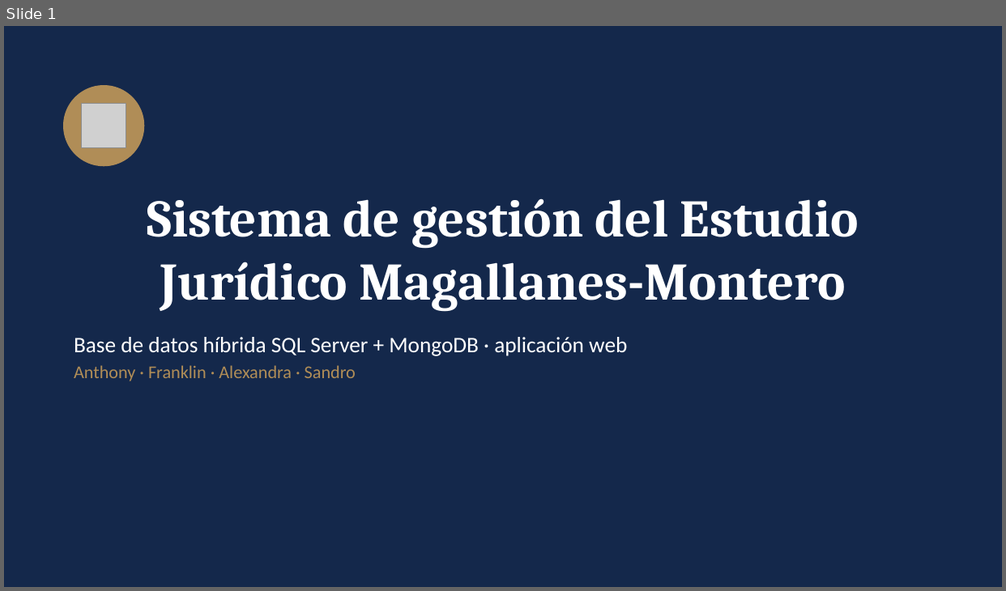
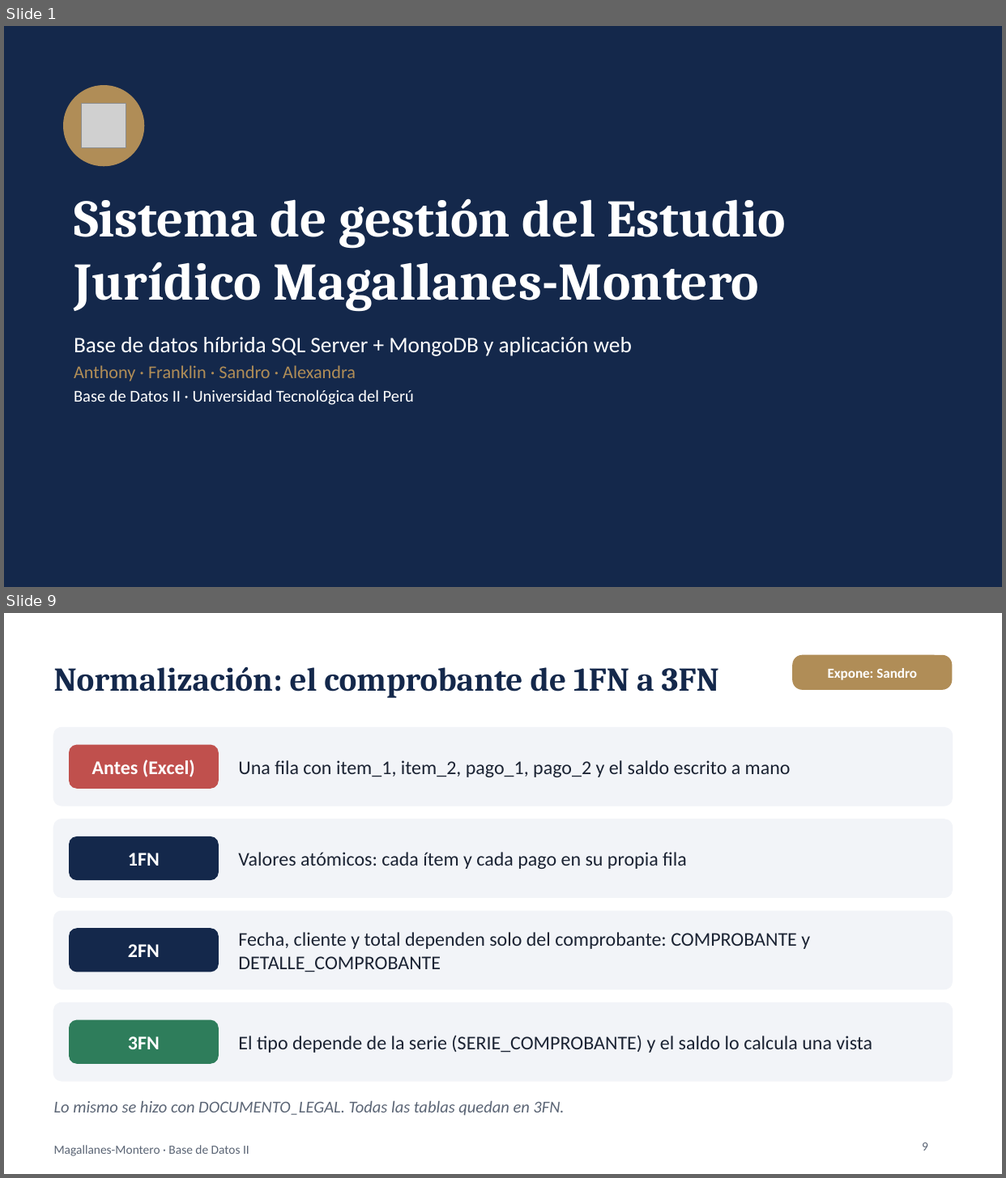
Before and after one commit to alexandra585/Proyecto_Estudio_Juridico, a slide deck: 4_Informe/Presentacion_Sustentacion_Magallanes_Montero.pptx. Shown one above the other, each under a label of ours: slide 1 before the commit, slides 1 and 9 after it; the slides between them are not shown. The pictures are 1006x591 and 1006x1178 pixels, drawn with LibreOffice and Linux fonts; fonts in the diff are those of the drawing; grey boxes stand for pictures. Boxes give left, top, right and bottom in pixels: in the first picture for what was removed or moved away, otherwise in the second. Text is boxed around its words. In the diff, an @@ line names an element or a change of style, - is before the commit and + after.

```diff
--- a/4_Informe/Presentacion_Sustentacion_Magallanes_Montero.pptx
+++ b/4_Informe/Presentacion_Sustentacion_Magallanes_Montero.pptx
@@ slide 9 added at bbox=[4, 613, 1002, 1174], background #FFFFFF @@
@@ rounded rectangle added at bbox=[792, 655, 952, 690], fill #B08D57, 10 pt, text #FFFFFF, bold @@
+Expone: Sandro
@@ title added at bbox=[54, 667, 719, 698], 24 pt, text #14284B, bold @@
+Normalización: el comprobante de 1FN a 3FN
@@ rounded rectangle added at bbox=[54, 728, 952, 806], fill #F2F4F8, outline #F2F4F8 1 pt @@
@@ rounded rectangle added at bbox=[69, 745, 219, 789], fill #C0504D, 14 pt, text #FFFFFF, bold @@
+Antes (Excel)
@@ text added at bbox=[238, 760, 791, 777], 14 pt, text #1B2333 @@
+Una fila con item_1, item_2, pago_1, pago_2 y el saldo escrito a mano
@@ rounded rectangle added at bbox=[54, 820, 952, 897], fill #F2F4F8, outline #F2F4F8 1 pt @@
@@ rounded rectangle added at bbox=[69, 837, 219, 880], fill #14284B, 14 pt, text #FFFFFF, bold @@
+1FN
@@ text added at bbox=[238, 852, 687, 869], 14 pt, text #1B2333 @@
+Valores atómicos: cada ítem y cada pago en su propia fila
@@ rounded rectangle added at bbox=[54, 911, 952, 989], fill #F2F4F8, outline #F2F4F8 1 pt @@
@@ rounded rectangle added at bbox=[69, 928, 219, 973], fill #14284B, 14 pt, text #FFFFFF, bold @@
+2FN
@@ text added at bbox=[238, 932, 810, 973], 14 pt, text #1B2333 @@
+Fecha, cliente y total dependen solo del comprobante: COMPROBANTE y DETALLE_COMPROBANTE
@@ rounded rectangle added at bbox=[54, 1003, 952, 1081], fill #F2F4F8, outline #F2F4F8 1 pt @@
@@ rounded rectangle added at bbox=[69, 1020, 219, 1064], fill #2E7D5B, 14 pt, text #FFFFFF, bold @@
+3FN
@@ text added at bbox=[238, 1035, 872, 1053], 14 pt, text #1B2333 @@
+El tipo depende de la serie (SERIE_COMPROBANTE) y el saldo lo calcula una vista
@@ text added at bbox=[54, 1101, 564, 1116], 12 pt, text #5B6575, italic @@
+Lo mismo se hizo con DOCUMENTO_LEGAL. Todas las tablas quedan en 3FN.
@@ text added at bbox=[54, 1145, 249, 1157], 9 pt, text #5B6575 @@
+Magallanes-Montero · Base de Datos II
@@ page number added at bbox=[922, 1143, 928, 1151], 9 pt, text #5B6575 @@
+9
@@ slide 1 changed as well @@
@@ title "Sistema de gestión del Estudio ..." at bbox=[74, 199, 786, 312]: alignment centre to left @@
@@ text at bbox=[74, 337, 632, 405]: text changed @@
-Base de datos híbrida SQL Server + MongoDB · aplicación web
-Anthony · Franklin · Alexandra · Sandro
+Base de datos híbrida SQL Server + MongoDB y aplicación web
+Anthony · Franklin · Sandro · Alexandra
+Base de Datos II · Universidad Tecnológica del Perú
```
Also in this commit, not shown: 5 other slides changed, 12 other slides added, 9 slides removed, 1 other file.
